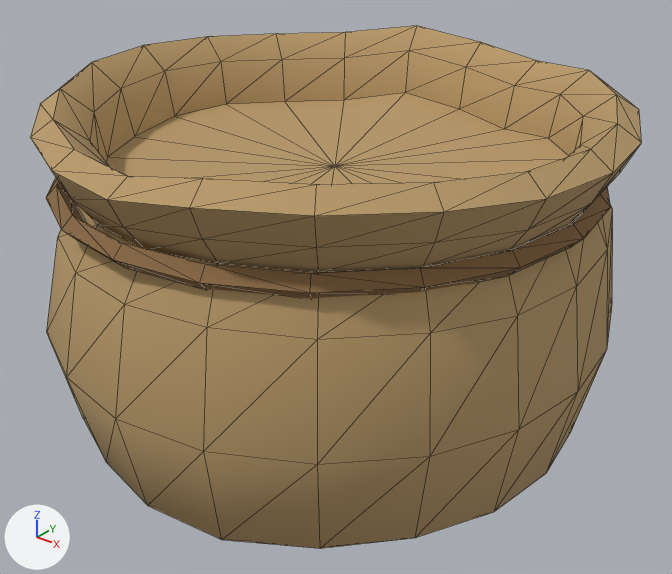
Two versions of the glTF model assets/models/pantry/grain_sack.glb, one commit apart.
Before and after are seen from a 50 mm camera at (0.1519, -0.187, 0.1602) aimed at (0.0036, -0.0017, 0.0453). The axes (+X, +Y, +Z) are drawn at lower left. The lights are the same throughout. The first picture is the older version. Mesh edges are drawn as thin lines.

Before the edit, the objects in view are built like this:
```python
me_grain_sack = bpy.data.meshes.new('grain_sack')
me_grain_sack.from_pydata(...)  # 282 vertices, 560 faces; spans x -0.078..0.079, y -0.08..0.079, z 0.0..0.104
# faces by material slot: [400, 160]
me_grain_sack.materials.append(mat_burlap)  # brown #b89a6a
me_grain_sack.materials.append(mat_twine)  # brown #8a6a44
ob_grain_sack = bpy.data.objects.new('grain_sack', me_grain_sack)
ob_grain_sack.location = (0.0, 0.0, 0.0)
```
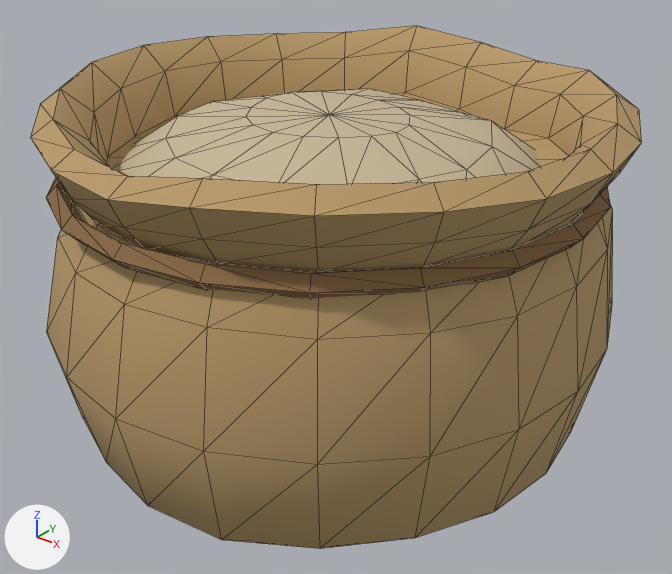
Changed parts and their boxes [x1, y1, x2, y2] in the pictures (672 x 574 px):
'contents', added (beige)
    after: [112, 89, 542, 184]

What the commit changed:
Material 'contents' (mat_contents) is new.
Its base color is (0.578, 0.479, 0.323) (beige #c8b89a).
Its roughness is 0.95.
Mesh me_contents is new.
It has 66 vertices, 128 faces and spans x -0.062..0.062, y -0.062..0.062, z 0.072..0.0951.
It uses material mat_contents (beige #c8b89a).
Object 'contents' (ob_contents) is new; it shows me_contents.
Its location is (0.0, 0.0, 0.0).
